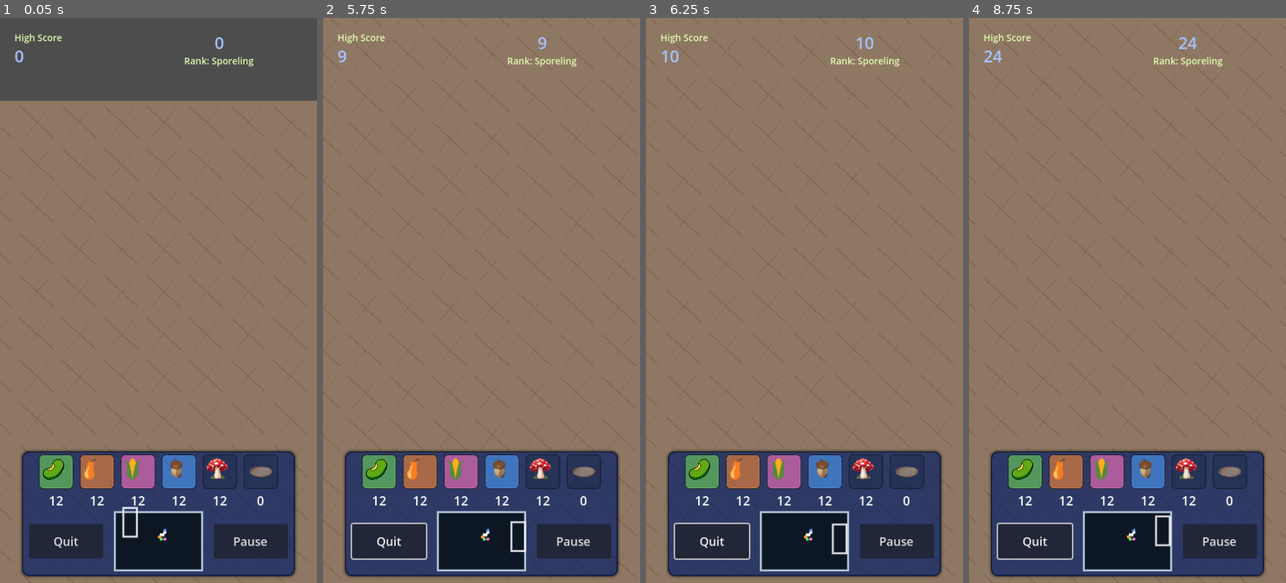
Above: before the commit, frames 1-4 (left to right).
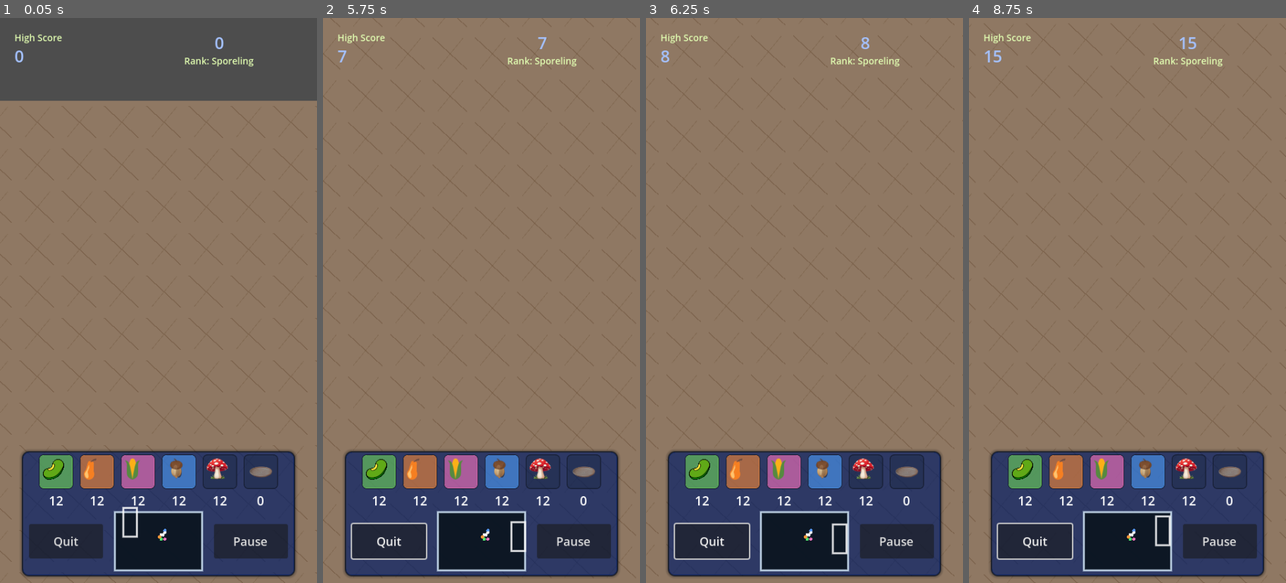
Above: after the commit, the same moments.

Repository: grassrootseconomics/mycofig
Game: Godot game, scene res://scenes/sociallevel.tscn
Same seed, same stepped clock (60 frames per second), same inputs: the game is played once before the commit and once after it. This scene is started directly instead of the project's main scene.
Inputs (mouse positions are in pixels of both pictures, inside the frame that each line leads up to):
- Up to frame 1 (0.05 s): no input
- Up to frame 2 (5.75 s): tap Enter at 0.5 s; drag from (481, 543) to (557, 266) at 0.52 s; drag from (418, 328) to (465, 413) at 1.27 s; click "Pause" at 2 s; click "Start" at 2.75 s; move the mouse to (513, 176) at 3.52 s; hold Right (right) 3.53-4.25 s; tap D (cam_right) at 3.6 s; drag from (465, 413) to (386, 215) at 4.27 s; move the mouse to (576, 385) at 5.02 s; hold Left (left) from 5.03 s (still down); tap R at 5.1 s
- Up to frame 3 (6.25 s): release Left (left) at 5.75 s; drag from (709, 215) to (756, 159) at 5.77 s
- Up to frame 4 (8.75 s): move the mouse to (1143, 300) at 6.52 s; hold Down (down) 6.53-7.25 s; tap B at 6.6 s; click (1143, 300) at 6.67 s; drag from (1079, 159) to (1064, 328) at 7.27 s; move the mouse to (1197, 272) at 8.02 s; hold Up (up) from 8.03 s (still down); tap G at 8.1 s

Frame 1 is identical in both runs. In frame 2, less than 0.1% of the frame differs, in the area x 4-71%, y 3-8%; in frame 3, 0.2%, in the area x 4-72%, y 3-8%; in frame 4, 0.2%.

Commit message:
Bump version to 1.1.2; update related configurations and adjust tile reach parameters

Diff:
--- a/global/global.gd
+++ b/global/global.gd
@@ -8,7 +8,7 @@
 
 var move_rate = 1 #4 #6
 var movement_speed = 50 #100 #200
-var social_buddy_radius = 200
+var social_buddy_radius = 128
 var num_connectors = 4
 var active_agent = null
 var is_mobile_platform = false
@@ -344,8 +344,8 @@
 		randomize()
 	is_mobile_platform = OS.has_feature("mobile") or OS.get_name() == "Android" or OS.get_name() == "iOS"
 	if is_mobile_platform:
-		# Smaller radius reduces partner scans and line churn on phones.
-		social_buddy_radius = 170
+		# Tile-ring village reach stays at 2 rings on mobile too.
+		social_buddy_radius = 128
 	reset_trade_dispatch_budgets()
 
 
--- a/project.godot
+++ b/project.godot
@@ -11,7 +11,7 @@
 [application]
 
 config/name="Social Soil"
-config/version="1.1.1"
+config/version="1.1.2"
 run/main_scene="res://scenes/title_screen.tscn"
 config/quit_on_go_back=false
 config/features=PackedStringArray("4.5", "GL Compatibility")
--- a/scenes/level.gd
+++ b/scenes/level.gd
@@ -52,7 +52,7 @@
 const STORY_PHASE5_FORCED_BASKET_LINK_META := "story_force_phase5_basket_link"
 const STORY_VILLAGE_PERMANENT_REVEAL_BUFFER := 4
 const STORY_PHASE5_OBJECTIVE_KEY := "village_everyone_trading"
-const STORY_BANK_BUDDY_RADIUS := 210.0
+const STORY_BANK_BUDDY_RADIUS := 192.0
 const AMBIENT_TREE_AUDIO_RADIUS_TILES := 4.0
 const AMBIENT_TREE_AUDIO_SCAN_INTERVAL := 0.20
 const AMBIENT_TREE_AUDIO_SILENT_DB := -36.0
--- a/scenes/level_helpers.gd
+++ b/scenes/level_helpers.gd
@@ -21,6 +21,10 @@
 const VILLAGE_TRADE_TRAIL_CAP := 80
 const VILLAGE_TRADE_TRAIL_WIDTH := 1.25
 const VILLAGE_TRADE_TRAIL_COLOR := Color(1.0, 1.0, 1.0, 0.82)
+const TILE_REACH_NONE := 0
+const TILE_REACH_ADJACENT := 1
+const TILE_REACH_LOCAL_HUB := 2
+const TILE_REACH_BANK := 3
 
 
 static func _is_pressed_key(event: InputEvent, keycodes: Array) -> bool:
@@ -983,9 +987,51 @@
 	return maxi(1, int(floor((maxf(radius_px, 0.0) / tile_size) + 0.001)))
 
 
+static func _is_actual_myco_agent(agent: Variant) -> bool:
+	return is_instance_valid(agent) and str(agent.get("type")) == "myco" and agent.has_method("_has_complete_nutrient_set")
+
+
+static func _is_basket_agent(agent: Variant) -> bool:
+	if not is_instance_valid(agent):
+		return false
+	var agent_type = str(agent.get("type"))
+	if agent_type == "basket":
+		return true
+	if agent_type != "myco":
+		return false
+	if str(agent.get_meta("story_kind", "")).begins_with("basket"):
+		return true
+	return not _is_actual_myco_agent(agent)
+
+
+static func _get_configured_agent_tile_reach_delta(agent: Variant) -> int:
+	if not is_instance_valid(agent):
+		return -1
+	var agent_type = str(agent.get("type"))
+	if agent_type == "cloud":
+		return TILE_REACH_NONE
+	if agent_type == "bean" or agent_type == "squash" or agent_type == "maize" or agent_type == "tree":
+		return TILE_REACH_NONE
+	if _is_basket_agent(agent):
+		return TILE_REACH_LOCAL_HUB
+	if _is_actual_myco_agent(agent):
+		var stage_value = agent.get("myco_stage")
+		if typeof(stage_value) == TYPE_INT and int(stage_value) == 2:
+			return TILE_REACH_LOCAL_HUB
+		return TILE_REACH_ADJACENT
+	if agent_type == "bank":
+		return TILE_REACH_BANK
+	if agent_type == "farmer" or agent_type == "vendor" or agent_type == "cook":
+		return TILE_REACH_LOCAL_HUB
+	return -1
+
+
 static func get_agent_tile_reach_delta(level_root: Node, agent: Variant) -> int:
 	if not is_instance_valid(agent):
 		return 0
+	var configured_delta = _get_configured_agent_tile_reach_delta(agent)
+	if configured_delta >= 0:
+		return configured_delta
 	return get_tile_reach_delta_for_radius(level_root, _get_agent_interaction_radius(agent))
 
 
@@ -1233,7 +1279,7 @@
 					var near_old := false
 					var near_new := false
 					if _supports_tile_world(level_root):
-						var moved_delta = get_tile_reach_delta_for_radius(level_root, moved_reach)
+						var moved_delta = get_agent_tile_reach_delta(level_root, moved_agent)
 						var pair_delta = maxi(moved_delta, get_agent_tile_reach_delta(level_root, agent)) + 1
 						near_old = is_world_pos_in_agent_tile_reach(level_root, old_pos, agent, pair_delta)
 						near_new = is_world_pos_in_agent_tile_reach(level_root, new_pos, agent, pair_delta)
@@ -1265,7 +1311,7 @@
 		var near_old := false
 		var near_new := false
 		if _supports_tile_world(level_root):
-			var moved_delta = get_tile_reach_delta_for_radius(level_root, moved_reach)
+			var moved_delta = get_agent_tile_reach_delta(level_root, moved_agent)
 			var pair_delta = maxi(moved_delta, get_agent_tile_reach_delta(level_root, agent)) + 1
 			near_old = is_world_pos_in_agent_tile_reach(level_root, old_pos, agent, pair_delta)
 			near_new = is_world_pos_in_agent_tile_reach(level_root, new_pos, agent, pair_delta)
@@ -1296,7 +1342,7 @@
 			continue
 		var near_spawn := false
 		if _supports_tile_world(level_root):
-			var spawn_delta = get_tile_reach_delta_for_radius(level_root, spawn_reach)
+			var spawn_delta = get_agent_tile_reach_delta(level_root, spawned_agent)
 			var pair_delta = maxi(spawn_delta, get_agent_tile_reach_delta(level_root, agent)) + 1
 			near_spawn = is_world_pos_in_agent_tile_reach(level_root, spawn_pos, agent, pair_delta)
 		else:
@@ -2161,7 +2207,7 @@
 
 static func _get_preview_myco_radius(agents_root: Node) -> float:
 	if not is_instance_valid(agents_root):
-		return 200.0
+		return 128.0
 	for agent in agents_root.get_children():
 		if not _is_preview_candidate(agent):
 			continue
@@ -2170,7 +2216,7 @@
 		var reach = agent.get("buddy_radius")
 		if typeof(reach) == TYPE_FLOAT or typeof(reach) == TYPE_INT:
 			return max(float(reach), 24.0)
-	return 200.0
+	return 128.0
 
 
 static func _resolve_preview_anchor(level_root: Node, world_pos: Vector2) -> Variant:
@@ -2237,7 +2283,8 @@
 	var preview_is_basket = safe_type == "basket"
 	var preview_is_village_actor = _is_preview_village_item_type(safe_type)
 	var myco_radius = _get_preview_myco_radius(agents_root)
-	var preview_myco_tile_delta = get_tile_reach_delta_for_radius(level_root, myco_radius)
+	var preview_myco_tile_delta = TILE_REACH_LOCAL_HUB
+	var preview_basket_tile_delta = TILE_REACH_LOCAL_HUB
 	for agent in agents_root.get_children():
 		if not _is_preview_candidate(agent):
 			continue
@@ -2249,7 +2296,7 @@
 		if preview_is_basket and _is_village_runtime():
 			if not _is_preview_village_basket_target(agent):
 				continue
-			var basket_reach_delta = maxi(preview_myco_tile_delta, get_agent_tile_reach_delta(level_root, agent))
+			var basket_reach_delta = maxi(preview_basket_tile_delta, get_agent_tile_reach_delta(level_root, agent))
 			if _supports_tile_world(level_root):
 				if not is_world_pos_in_agent_tile_reach(level_root, anchor_world, agent, basket_reach_delta):
 					continue
--- a/scenes/myco.gd
+++ b/scenes/myco.gd
@@ -21,7 +21,7 @@
 const MYCO_PARENT_BOUND_TILES := 4
 const MYCO_HARVEST_BIRTH_ATTEMPTS := 32
 const MYCO_INITIAL_RADIUS_TILES := 1.5
-const MYCO_MATURE_RADIUS_TILES := 3.0
+const MYCO_MATURE_RADIUS_TILES := 2.0
 const MYCO_RHIZO_ALPHA_LIVE := 0.32
 const MYCO_STARVATION_REVERT_TICKS := 48
 const MYCO_STARVATION_SHRINK_LERP := 0.06
--- a/scenes/title_screen.gd
+++ b/scenes/title_screen.gd
@@ -132,7 +132,7 @@
 	var version_label: Label = $VersionLabel
 	if not is_instance_valid(version_label):
 		return
-	var version_text = str(ProjectSettings.get_setting("application/config/version", "1.1.1"))
+	var version_text = str(ProjectSettings.get_setting("application/config/version", "1.1.2"))
 	if not version_text.begins_with("v"):
 		version_text = "v" + version_text
 	version_label.text = version_text
Not shown, changed: export_presets.cfg
Not shown, changed: README.md
Not shown, changed: web/index.html
Not shown, changed: web/index.pck
Not shown, changed: web/index.service.worker.js
